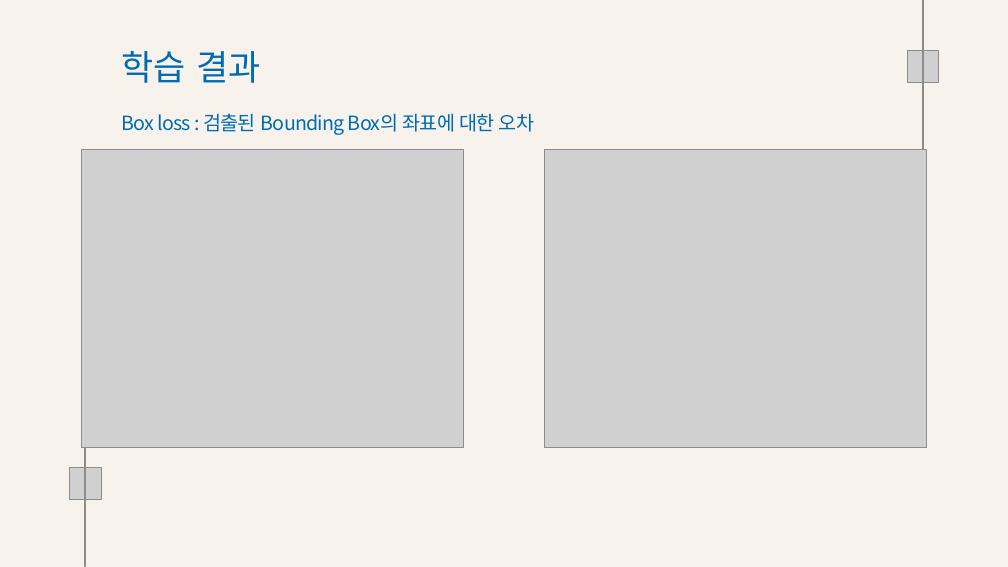
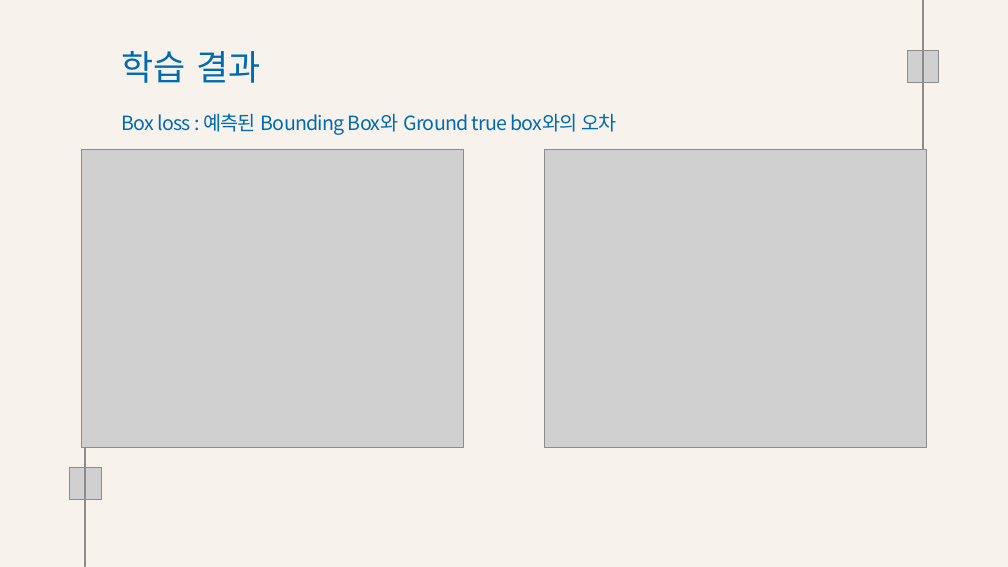
Before and after one commit to Playdata-G-DA35/DA35-final-team2-Item_Classification_RPA, a slide deck: slide 21 of documents/Clothes Detection 모델 결과 보고서.pptx. Drawn at 1008x567 pixels with LibreOffice and Linux fonts; fonts in the diff are those of the drawing; grey boxes stand for pictures; background and template pictures are left out. Boxes give left, top, right and bottom in pixels: in the first picture for what was removed or moved away, otherwise in the second. Text is boxed around its words. In the diff, an @@ line names an element or a change of style, - is before the commit and + after.

```diff
--- a/documents/Clothes Detection 모델 결과 보고서.pptx
+++ b/documents/Clothes Detection 모델 결과 보고서.pptx
@@ text at (122, 113, 617, 135): text changed @@
-Box loss : 검출된 Bounding Box의 좌표에 대한 오차
+Box loss : 예측된 Bounding Box와 Ground true box와의 오차
```
Also in this commit, not shown: 17 other slides changed, 1 slide removed, 7 other files.
